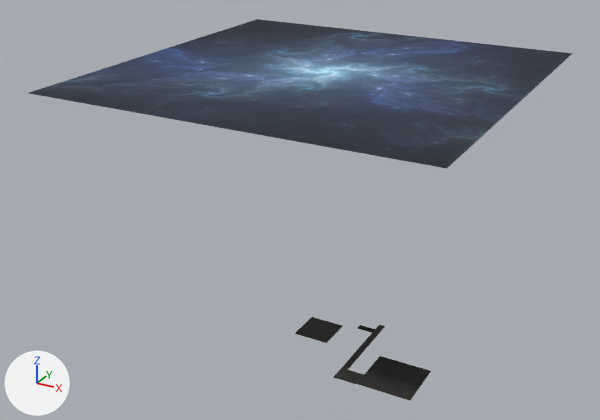
The OBJ model project/models/MapFloor.obj: old version first, new version second.
Before and after are seen from a 50 mm lens placed at (186.0, -363.0, 253.0), pointed at (-11.0, -5.0, 74.0). Lighting does not change. The marker at lower left points along +X, +Y and +Z. Where no turn or scale is listed for an object, it has been applied to the vertices. Vertices at the same position are counted once.

In view in the first picture: 'Cube.006_Cube.028', 'Entrance_Floor_Cube', 'Plane.007_Plane.009', 'Plane.008_Plane.010', 'Plane_Plane.007'.
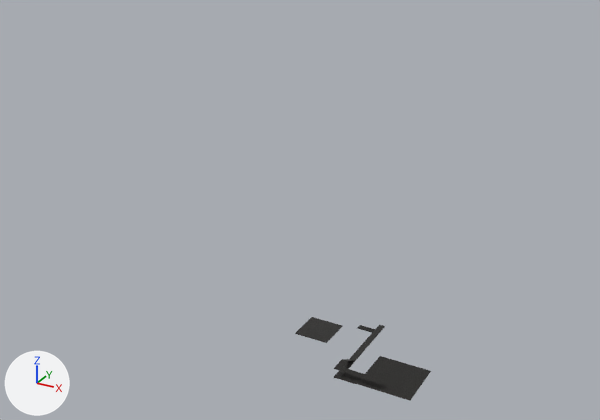
What changed in the scene script:
```text
Add mat_none_floor_cobble_jpg_017:
    mat_none_floor_cobble_jpg_017 = principled_material('None_floor_cobble.jpg.017')
    mat_none_floor_cobble_jpg_017.texture = img_floor_cobble_jpg
    mat_none_floor_cobble_jpg_017.roughness = 1.0
Change me_plane_007_plane_009:
    where me_plane_007_plane_009.from_pydata(...)  # 4 vertices, 1 face; spans x 27.0..37.0, y -30.5..-20.5, z -5.5
    used by ob_plane_007_plane_009; location = (0.0, 0.0, 0.0)
    me_plane_007_plane_009 part 1
    me_plane_007_plane_009.vertices[0].co: (27.0, -30.5, -5.5) -> (27.0, -30.5, -0.13)  # pixel (339, 379) -> pixel (339, 370)
    me_plane_007_plane_009.vertices[1].co: (37.0, -30.5, -5.5) -> (50.0, -30.5, -0.13)  # pixel (356, 384) -> pixel (379, 383)
    me_plane_007_plane_009.vertices[2].co: (27.0, -20.5, -5.5) -> (27.0, -27.0, -0.13)  # pixel (347, 369) -> pixel (342, 367)
    me_plane_007_plane_009.vertices[3].co: (37.0, -20.5, -5.5) -> (50.0, -27.0, -0.13)  # pixel (364, 374) -> pixel (382, 379)
Add me_plane_023_plane_024:
    me_plane_023_plane_024.from_pydata(...)  # 4 vertices, 1 face; spans x 23.5..27.0, y -30.46..-20.46, z -0.13
    me_plane_023_plane_024.materials.append(mat_none_floor_cobble_jpg_017)  # picture img_floor_cobble_jpg
Remove ob_plane_plane_007:
    ob_plane_plane_007 = bpy.data.objects.new('Plane_Plane.007', me_plane_plane_007)
    ob_plane_plane_007.location = (0.0, 0.0, 0.0)
Add ob_plane_023_plane_024:
    ob_plane_023_plane_024 = bpy.data.objects.new('Plane.023_Plane.024', me_plane_023_plane_024)
    ob_plane_023_plane_024.location = (0.0, 0.0, 0.0)
```

Boxes (x1, y1, x2, y2) around the edits, measured in the pictures (600 x 420 px):
'Plane_Plane.007', deleted (blue): before (29, 19, 573, 169)
'Plane.007_Plane.009', reshaped (76% wider, 13% taller): before (340, 370, 364, 384); after (339, 367, 382, 383)
'Plane.023_Plane.024', added: after (334, 359, 347, 370)
'Cube.006_Cube.028', surface changed: (357, 325, 375, 333) in both
